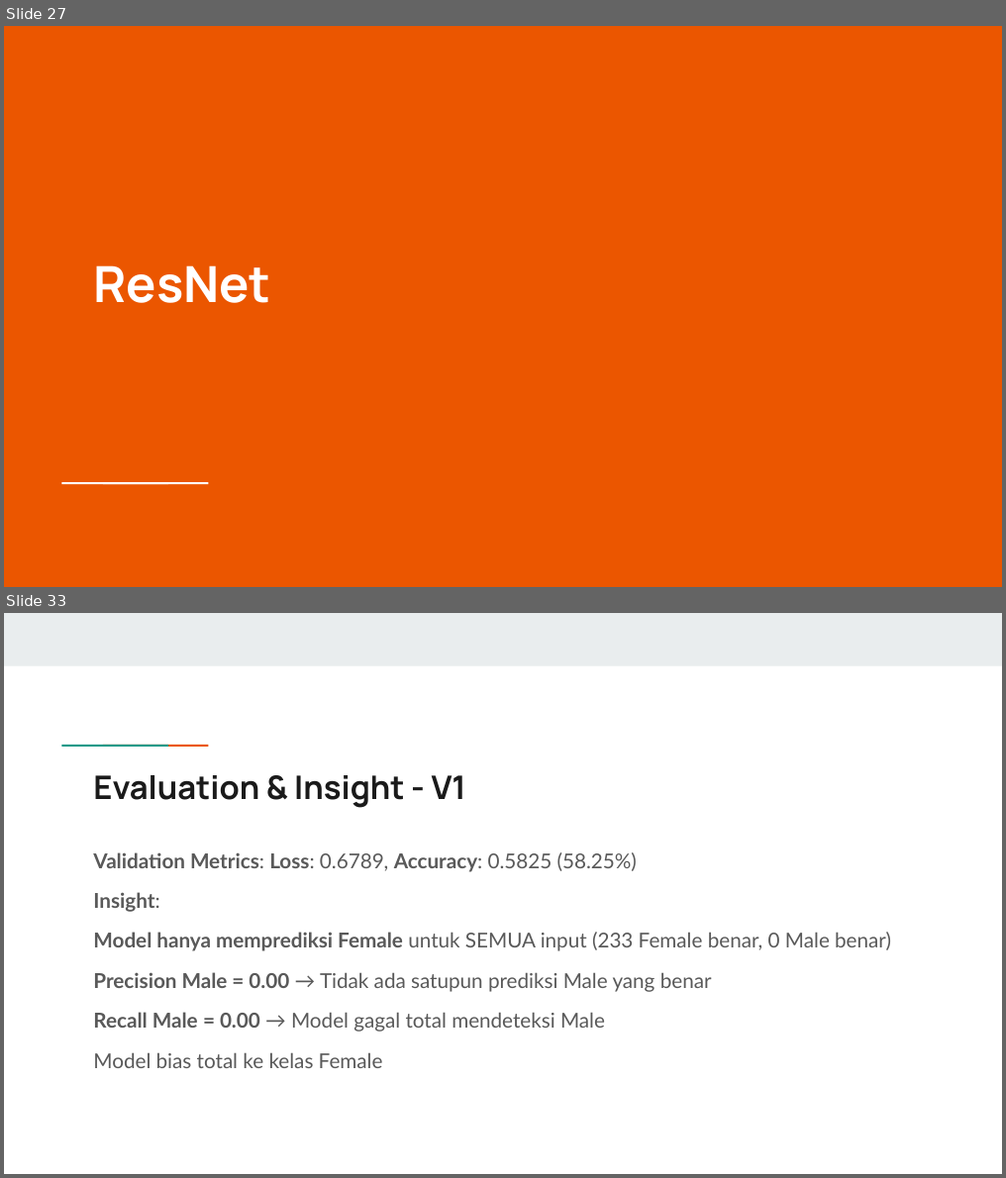
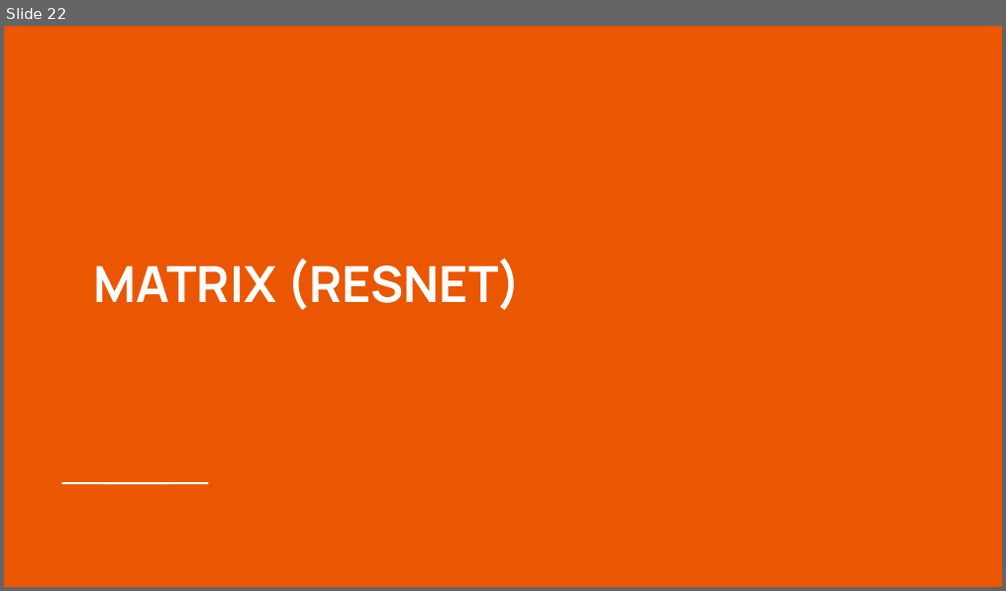
Before and after one commit to RepoGarage/federico-cv2, a slide deck: VISI_KOMPUTER_TRY_ALGORITHM.pptx. Shown one above the other, each under a label of ours: slides 27 and 33 before the commit, slide 22 after it; the slides between them are not shown. The pictures are 1006x1178 and 1006x591 pixels, drawn with LibreOffice and Linux fonts; fonts in the diff are those of the drawing. Boxes give left, top, right and bottom in pixels: in the first picture for what was removed or moved away, otherwise in the second. Text is boxed around its words. In the diff, an @@ line names an element or a change of style, - is before the commit and + after.

```diff
--- a/VISI_KOMPUTER_TRY_ALGORITHM.pptx
+++ b/VISI_KOMPUTER_TRY_ALGORITHM.pptx
@@ slide 33 removed at (4, 613, 1002, 1174), background #FFFFFF @@
@@ rectangle removed at (4, 613, 1002, 665) @@
@@ rectangle removed at (95, 743, 136, 748) @@
@@ rectangle removed at (135, 743, 175, 748) @@
@@ title removed at (93, 775, 466, 808) @@
-Evaluation & Insight - V1
@@ text removed at (93, 853, 891, 1068) @@
-Validation Metrics: Loss: 0.6789, Accuracy: 0.5825 (58.25%)
-Insight:
-Model hanya memprediksi Female untuk SEMUA input (233 Female benar, 0 Male benar)
-Precision Male = 0.00 → Tidak ada satupun prediksi Male yang benar
-Recall Male = 0.00 → Model gagal total mendeteksi Male
-Model bias total ke kelas Female
@@ what was slide 27 is now slide 22 @@
@@ slide 22 changed as well @@
@@ title at (93, 259, 521, 310): text changed @@
-ResNet
+MATRIX (RESNET)
```
Also in this commit, not shown: 7 other slides changed, 31 slides added, 43 other slides removed, 15 other files.
